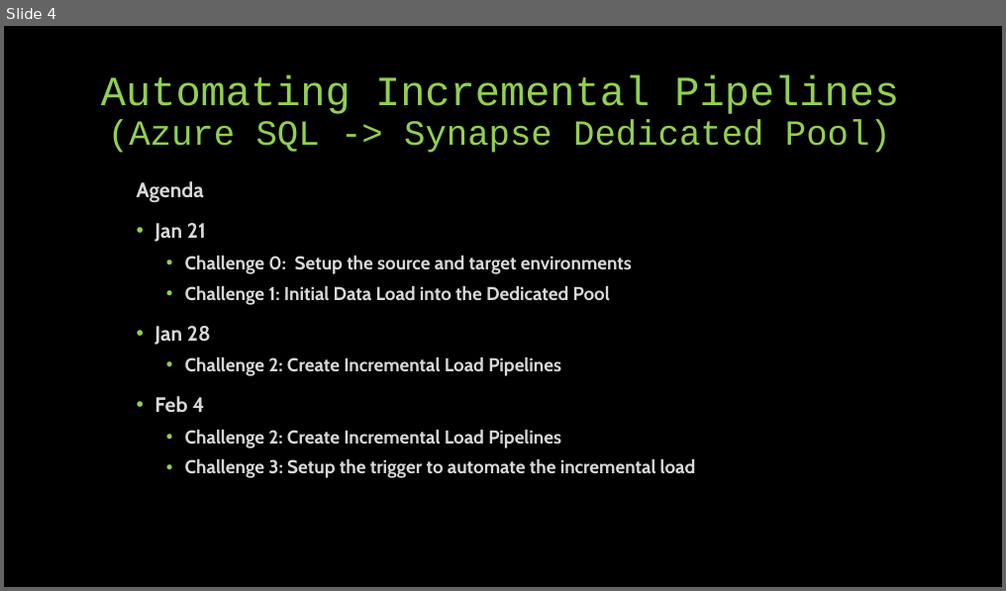
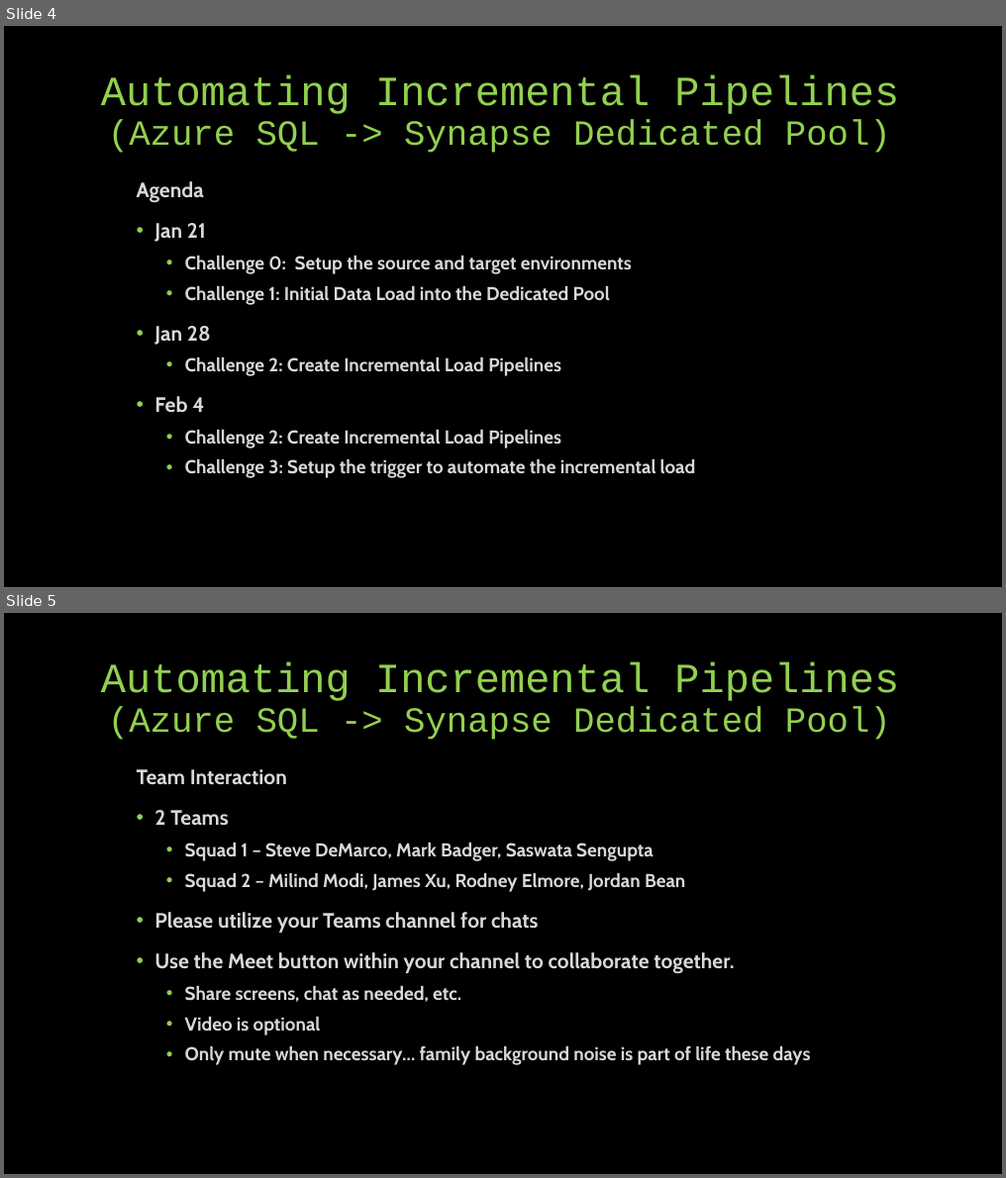
Before and after one commit to microsoft/WhatTheHack, a slide deck: XXX-IncrementalSynapsePipelines/Coach/Resources/Automating Incremental Pipelines.pptx. Shown one above the other, each under a label of ours: slide 4 before the commit, slides 4 and 5 after it. The pictures are 1006x591 and 1006x1178 pixels, drawn with LibreOffice and Linux fonts; fonts in the diff are those of the drawing. Boxes give left, top, right and bottom in pixels: in the first picture for what was removed or moved away, otherwise in the second. Text is boxed around its words. In the diff, an @@ line names an element or a change of style, - is before the commit and + after.

```diff
--- a/XXX-IncrementalSynapsePipelines/Coach/Resources/Automating Incremental Pipelines.pptx
+++ b/XXX-IncrementalSynapsePipelines/Coach/Resources/Automating Incremental Pipelines.pptx
@@ slide 5 added at bbox=[4, 613, 1002, 1174], background #000000 @@
@@ title added at bbox=[101, 663, 899, 740], 34 pt, text #92D050 @@
+Automating Incremental Pipelines
+(Azure SQL -> Synapse Dedicated Pool)
@@ text added at bbox=[137, 769, 811, 1065], 18 pt, text #D9D9D9, bold @@
+Team Interaction
+• 2 Teams
+  • Squad 1 – Steve DeMarco, Mark Badger, Saswata Sengupta
+  • Squad 2 – Milind Modi, James Xu, Rodney Elmore, Jordan Bean
+• Please utilize your Teams channel for chats
+• Use the Meet button within your channel to collaborate together.
+  • Share screens, chat as needed, etc.
+  • Video is optional
+  • Only mute when necessary… family background noise is part of life these days
```
Also in this commit, not shown: 1 slide changed.
